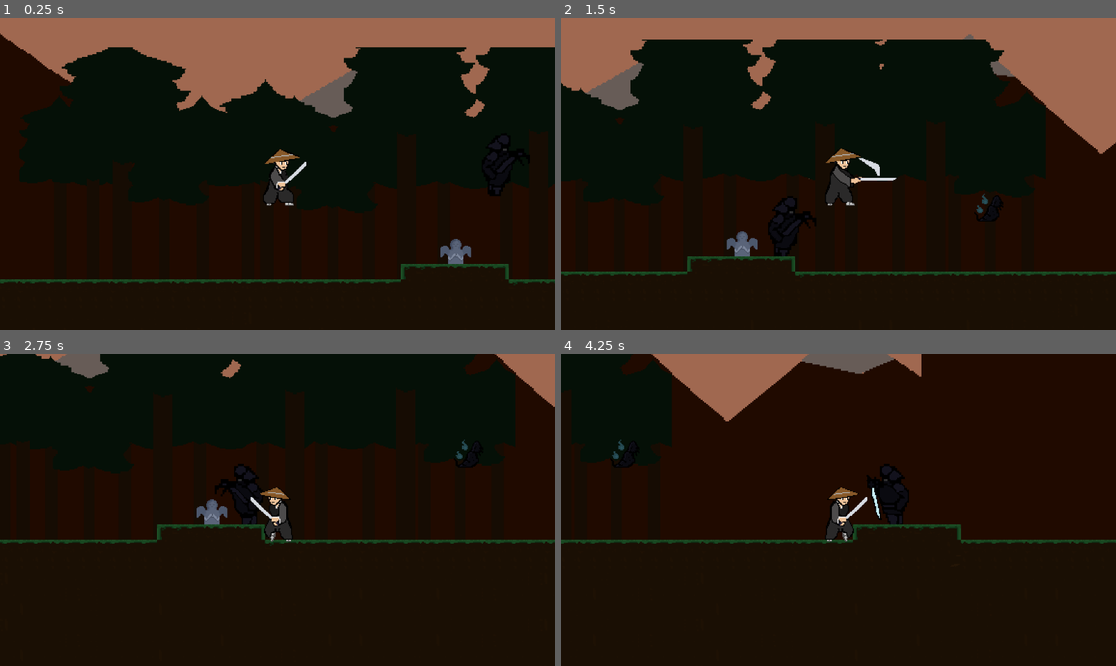
Above: before the commit, frames 1-4 (two rows, left to right).
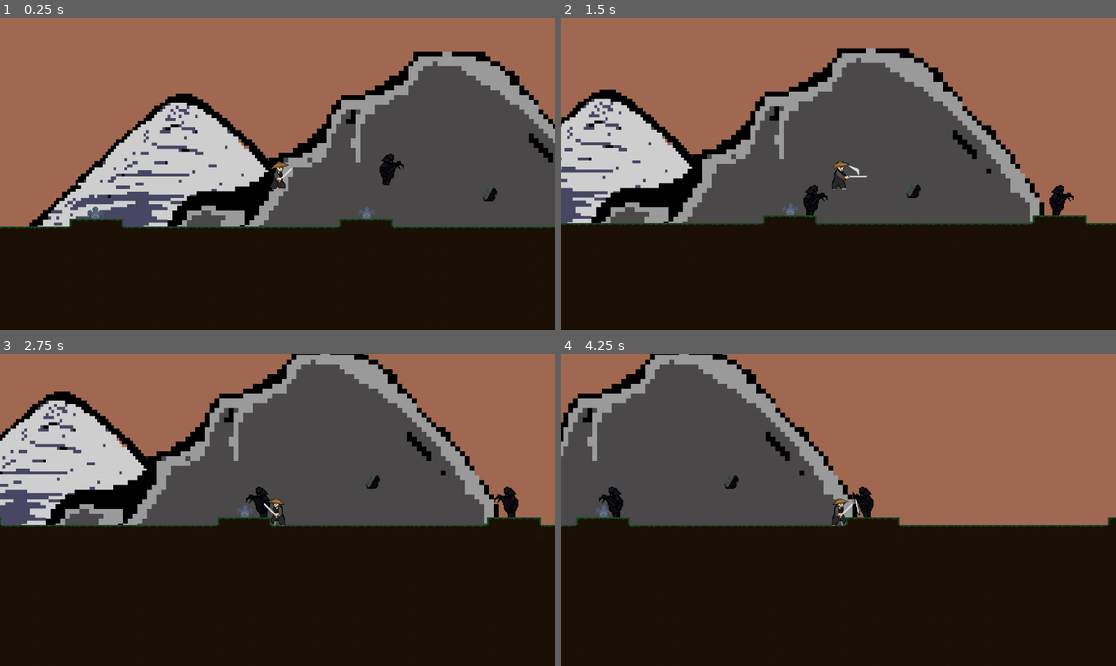
Above: after the commit, the same moments.

Repository: NiorsHaz/WhenTheLightsFell
Game: Godot game, scene res://scenes/game.tscn
Two runs of this game, one before a commit and one after it. Both use one fixed random seed, a clock stepped at 60 frames per second and the inputs below.
Inputs:
- Up to frame 1 (0.25 s): no input
- Up to frame 2 (1.5 s): tap Enter (ui_accept) at 0.5, 0.77 s; hold Right (ui_right) from 0.53 s (still down); tap K (attack) at 0.6, 1.35 s
- Up to frame 3 (2.75 s): tap Enter (ui_accept) at 1.52 s; release Right (ui_right) at 2.03 s; hold Left (ui_left) from 2.03 s (still down); tap K (attack) at 2.1 s
- Up to frame 4 (4.25 s): release Left (ui_left) at 2.78 s; hold Right (ui_right) from 2.78 s (still down); tap K (attack) at 2.85, 3.6 s; tap Enter (ui_accept) at 3.02, 3.77 s

The runs differ from the first frame. In frame 1, 51% of the frame differs, in the area x 0-100%, y 4-86%; in frame 2, 50%; in frame 3, 52%; in frame 4, 54%, in the area x 0-100%, y 0-61%.

Commit message:
Update montagne

Diff:
--- a/samurai/scenes/game.tscn
+++ b/samurai/scenes/game.tscn
@@ -1,10 +1,12 @@
-[gd_scene load_steps=10 format=3 uid="uid://bxlqp2q5a8g1v"]
+[gd_scene load_steps=12 format=3 uid="uid://bxlqp2q5a8g1v"]
 
 [ext_resource type="Texture2D" uid="uid://6pma2mjjx2ef" path="res://assets/tilemaps/tilemaps ground forest l3.png" id="1_p57ef"]
 [ext_resource type="Texture2D" uid="uid://cmd6qxox0a7ra" path="res://assets/tilemaps/tilemaps ground forest l4.png" id="1_u5sy4"]
 [ext_resource type="PackedScene" uid="uid://d3qb73aiygc14" path="res://scenes/Player/player.tscn" id="1_yqjtg"]
+[ext_resource type="Texture2D" uid="uid://pk6r7eemgdtq" path="res://assets/tilemaps/Drawing_3_1.png" id="2_gee14"]
 [ext_resource type="PackedScene" uid="uid://o40piwxp6a7e" path="res://scenes/Level/first_level.tscn" id="2_lnu2h"]
 [ext_resource type="Texture2D" uid="uid://bdptutjky3j3j" path="res://assets/tilemaps/tilemaps ground forest l2.png" id="2_u5sy4"]
+[ext_resource type="Texture2D" uid="uid://677lcvn2m71e" path="res://assets/tilemaps/Drawing_3_3_1.png" id="3_0tnpc"]
 [ext_resource type="PackedScene" uid="uid://wu7rfkudc1tn" path="res://scenes/enemy/enemy_things.tscn" id="3_lnu2h"]
 [ext_resource type="PackedScene" uid="uid://ba435l6xjx80r" path="res://scenes/enemy/flying_enemy.tscn" id="4_lbhrr"]
 
@@ -22,7 +24,7 @@
 motion_mirroring = Vector2(1400, 0)
 
 [node name="Sprite2D" type="Sprite2D" parent="Background/ParallaxBackground2/ParallaxLayer3"]
-position = Vector2(189, -248)
+position = Vector2(189, -287)
 scale = Vector2(2.88377, 2.77344)
 texture = ExtResource("1_u5sy4")
 
@@ -30,16 +32,16 @@
 motion_mirroring = Vector2(1400, 0)
 
 [node name="Sprite2D" type="Sprite2D" parent="Background/ParallaxBackground2/ParallaxLayer2"]
-position = Vector2(-188, -211.5)
-scale = Vector2(1.84115, 1.51172)
-texture = ExtResource("1_p57ef")
+position = Vector2(-436.5, -127.5)
+scale = Vector2(0.5635, 0.639)
+texture = ExtResource("2_gee14")
 
 [node name="ParallaxLayer" type="ParallaxLayer" parent="Background/ParallaxBackground2"]
 motion_mirroring = Vector2(1400, 0)
 
 [node name="Sprite2D" type="Sprite2D" parent="Background/ParallaxBackground2/ParallaxLayer"]
-position = Vector2(-138, -149)
-texture = ExtResource("2_u5sy4")
+position = Vector2(58, -149)
+texture = ExtResource("3_0tnpc")
 
 [node name="ParallaxBackground" type="ParallaxBackground" parent="Background"]
 
@@ -74,7 +76,6 @@
 
 [node name="Camera2D" type="Camera2D" parent="player"]
 position = Vector2(26, 28)
-zoom = Vector2(2, 2)
 
 [node name="StaticBody2D" type="StaticBody2D" parent="."]
 position = Vector2(-381, -298)
Binary file added: samurai/assets/tilemaps/Drawing_3_1.png
Not shown, added: samurai/assets/tilemaps/Drawing_3_1.png.import
Binary file added: samurai/assets/tilemaps/Drawing_3_3_1.png
Not shown, added: samurai/assets/tilemaps/Drawing_3_3_1.png.import
